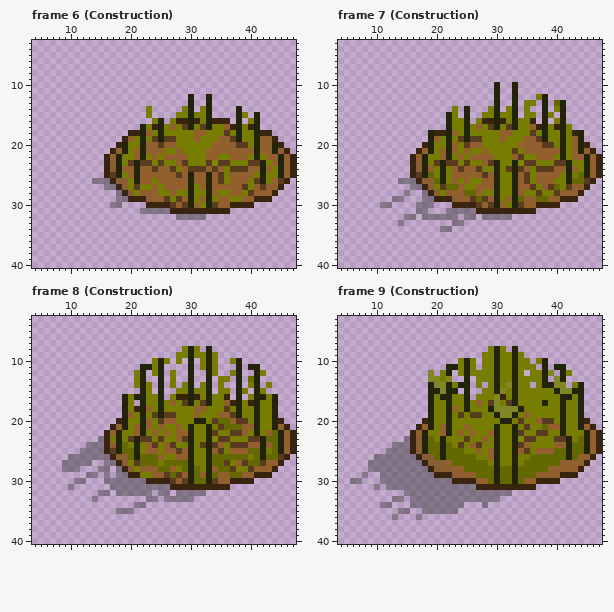
Edited in one commit: pixel-art file (Assets/Sprites/Towers/Ivy Branch/Toxic Ivy.aseprite). Above, as it was before the edit.
64x64 pixels, 14 frames. Colours within 5 levels of each other are drawn and written as one. Shown: frame 6 (Construction): x 4..47, y 3..40; frame 7 (Construction): x 4..47, y 3..40; frame 8 (Construction): x 4..47, y 3..40; frame 9 (Construction): x 4..47, y 3..40. The old version is drawn lined up with the new one, on the new canvas. The commit also changed other frames, which this record leaves out.
After:
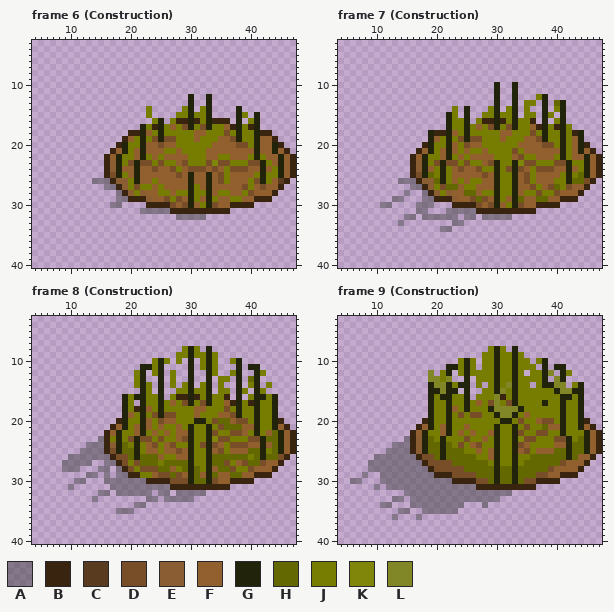
Palette (. is transparent): A #3f3f3f78  B #392410  C #593b20  D #774e28  E #8a5d33  F #925f2f  G #21230b  H #636800  J #777d00  K #808609  L #818626
Log entry: Applied new shadows methds for ivy #459
Edits made:
canvas 64x64 -> 48x48, the old top-left corner now at -16,0 (the part of the old canvas that was cut away was empty and is not shown)
--- frame 6 (Construction)
@@ x 15..44 @@
 16 .........JG.JBBGBJGBBB.G.JG...
-17 .......GJBGJFJCGJCGJJFBGJBG...
-18 .....BBGFJGJJJJJFFJJJCJGJJGBB.
-19 ....BFJGJCGCCJJJFJJJFFCGJJGFFB
-20 ...BGJJGFFCFFJJJJJJFFFFCCJGFFG
+17 .......GJBGJFJDGJDGJJFBGJBG...
+18 .....BBGFJGJJJJJFFJJJDJGJJGBB.
+19 ....BFJGJDGDDJJJFJJJFFDGJJGFFB
+20 ...BGJJGFFDFFJJJJJJFFFFDDJGFFG
 21 ..BFGJFGFFFJJFJJJJFFFFFFFFGFFG
 22 .BFGJJFGJFJFFFFJJJFFJJFFFJGJFF
-23 .BEGJCGCCJCJJFCJJJCKCCJJJCCGJF
-24 .BEGFFGFFCFFCJFCCCFCFJCCCFFGFJ
-25 .BCGJFGFFFFFFCFGFFGFCJFFFFJGJJ
-26 AABEEJGFFJFFFFFGFFGFCJFFFJCGJF
-27 .AABEJCJJFJFFFFGJFGFFFFFCJFCFF
-28 ...ABEJEFFJJFJJGJJGFJJFFJCFFFB
-29 ...AABBBEFFCJCFGJFGJFFJJFFBBB.
-30 ..AA....BBBBCFCGFJGCFFBBBB....
+23 .BEGJDGDDJDJJFDJJJDKDDJJJDDGJF
+24 .BEGFFGFFDFFDJFDDDFDFJDDDFFGFJ
+25 .BDGJFGFFFFFFDFGFFGFDJFFFFJGJJ
+26 AABEEJGFFJFFFFFGFFGFDJFFFJDGJF
+27 .AABEJDJJFJFFFFGJFGFFFFFDJFDFF
+28 ...ABEJEFFJJFJJGJJGFJJFFJDFFFB
+29 ...AABBBEFFDJDFGJFGJFFJJFFBBB.
+30 ..AA....BBBBDFDGFJGDFFBBBB....
 31 .......AAAAABBBBBBBBBB........
--- frame 7 (Construction)
@@ x 4..47 @@
 16 ..................GJJG.JBBGBJGJJB.G.JG......
-17 ..................GJJGJFJCGJCGJJFBGJBGJ.....
-18 ...............GBBGFJGJJJJJFFJJJCJGJJGJBG...
-19 ...............GFJGJCGCCJJJFJJJFFCGJJGJFG...
-20 ..............BGJJGFJCFFJJJJJJFFFFCCJGJFGB..
-21 .............BFGJFGFJFJJFJJJJCJFFFFFFGJFGFB.
-22 ............BFGJJFGJFJFFFFJJJFCJJFFFJGJFFGFB
-23 ............BEGJCGCCJCJJFCGJJGKCCJJJCCGJJGFB
-24 ............BEGFJGJFCFFCJJGJCGCFJCCCFFGFJGFB
-25 ............BCGHJGJFFFFFCFGJJGFCJFFFFJGJHGFB
-26 ..........AAABEEHGJFJFJJFFGJJGFCJFFFJJGHHCB.
-27 ............AABEJCHHFJJFFFGJJGFFCJFCHJCFFB..
-28 ...........A..ABEJEFFHHFJJGJJGFJJCJJCFFFB...
-29 .........AA...AABBBEFFCHCFGJFGHFFHHFFBBB....
-30 .......AA....AAA...BBBBCFCGFJGCFFBBBB.......
+17 ..................GJJGJFJDGJDGJJFBGJBGJ.....
+18 ...............GBBGFJGJJJJJFFJJJDJGJJGJBG...
+19 ...............GFJGJDGDDJJJFJJJFFDGJJGJFG...
+20 ..............BGJJGFJDFFJJJJJJFFFFDDJGJFGB..
+21 .............BFGJFGFJFJJFJJJJDJFFFFFFGJFGFB.
+22 ............BFGJJFGJFJFFFFJJJFDJJFFFJGJFFGFB
+23 ............BEGJDGDDJDJJFDGJJGKDDJJJDDGJJGFB
+24 ............BEGFJGJFDFFDJJGJDGDFJDDDFFGFJGFB
+25 ............BDGHJGJFFFFFDFGJJGFDJFFFFJGJHGFB
+26 ..........AAABEEHGJFJFJJFFGJJGFDJFFFJJGHHDB.
+27 ............AABEJDHHFJJFFFGJJGFFDJFDHJDFFB..
+28 ...........A..ABEJEFFHHFJJGJJGFJJDJJDFFFB...
+29 .........AA...AABBBEFFDHDFGJFGHFFHHFFBBB....
+30 .......AA....AAA...BBBBDFDGFJGDFFBBBB.......
 31 .............AA...AAAAABBBBBBBBBB...........
--- frame 8 (Construction)
@@ x 4..47 @@
 16 ...............GJGGJJG.JBBGBJGJJB.G.JGGJG...
-17 ...............GJ.GJJGJFJCGJCGJJFBGJBGJJG...
-18 ...............GJBGFJGJJJJJFFJJJCJGJJGJJG...
-19 ...............GFJGJCGCCJJJFJJJFFCGJJGJJG...
-20 ..............BGJJGFJCFFJJJGGJCHHFCCJGJJGB..
-21 .............BFGJFGFJFJJFJGJJGJCHHHFFGJJGFB.
-22 ............BFGJJFGJFJFJFFGJJGCJJCCFJGJFHGFB
-23 ...........ABJGJCGCCJCJJFCGJJGKCCJJJCCGHHGFB
-24 .........AAABEGHJGJFCJFCJJGJCGCFJCCCFFGFHGFB
-25 ........AAAABCGHHGJFFJFFCFGJJGFCJFFFHHGJHGFB
-26 ......AAAAAAABEEHGHHHFJJFFGJJGHHHHHHJHGHHCB.
-27 .....AAAAA..AABEJCHHHJHHHHGJJGHHCJFCHHCFFB..
-28 .....AAA...AA.ABEJEFFHHFJHGHJGFHHCJJCFFFB...
-29 .........AA.A.AABBJJFFCHCFGHFGHFFHHFFBBB....
-30 .......AA...AAAAAAABBBBCFCGHHGCFFBBBB.......
+17 ...............GJ.GJJGJFJDGJDGJJFBGJBGJJG...
+18 ...............GJBGFJGJJJJJFFJJJDJGJJGJJG...
+19 ...............GFJGJDGDDJJJFJJJFFDGJJGJJG...
+20 ..............BGJJGFJDFFJJJGGJDHHFDDJGJJGB..
+21 .............BFGJFGFJFJJFJGJJGJDHHHFFGJJGFB.
+22 ............BFGJJFGJFJFJFFGJJGDJJDDFJGJFHGFB
+23 ...........ABJGJDGDDJDJJFDGJJGKDDJJJDDGHHGFB
+24 .........AAABEGHJGJFDJFDJJGJDGDFJDDDFFGFHGFB
+25 ........AAAABDGHHGJFFJFFDFGJJGFDJFFFHHGJHGFB
+26 ......AAAAAAABDDHGHHHFJJFFGJJGHHHHHHJHGHHDB.
+27 .....AAAAA..AABDJDHHHJHHHHGJJGHHDJFDHHDFFB..
+28 .....AAA...AA.ABDJDDDHHFJHGHJGFHHDJJDFFFB...
+29 .........AA.A.AABBJJFDDHDFGHFGHFFHHFFBBB....
+30 .......AA...AAAAAAABBBBDDDGHHGDFFBBBB.......
 31 ......A......AAAAAAAAAABBBBBBBBBB...........
--- frame 9 (Construction)
@@ x 16..43 @@
 16 ...GJGGJJG.JJJLBJGJJJJJJJGGJ
-17 ...GJJGJJGJFJCLJCGJJJJGJJGJJ
+17 ...GJJGJJGJFJDLJDGJJJJGJJGJJ
 18 ...GJJGFJGJJJGLLLLGJJJJJJGJJ
-19 ...GJJGJCJCCJJGLLGJFJJJJJGJJ
-20 ..BGJJGJJJJJJJJGGJCJJFCCJGJJ
-21 .BFGJFGJJFJJJJGJJGJCJJHFFGJJ
-22 BFGJJFGJFJFJJFGJJGCJJCCJJGJJ
-23 BEGHJGJJJCJJFJGJJGKCCJJJCCGJ
-24 BEGHHGHJCJFCJJGJJGCFJJJJFFGH
-25 BEGHHGHHHJJFJFGJJGFCJFFFHHGH
-26 ABEEHGHHHHHJJFGJJGJJHHHHHHGH
-27 AABEEEFHHHHHHJGJJGJHHHHHHFFF
-28 AAABEEEFFHHHHHGHHGHHHHHFFFFF
-29 AAAABBBEFFFHHHGHHGHHHFFFFBBB
-30 AAAAAAABBBBFFHGHHGHFFBBBB...
+19 ...GJJGJDJDDJJGLLGJFJJJJJGJJ
+20 ..BGJJGJJJJJJJJGGJDJJFDDJGJJ
+21 .BFGJFGJJFJJJJGJJGJDJJHFFGJJ
+22 BFGJJFGJFJFJJFGJJGDJJDDJJGJJ
+23 BEGHJGJJJDJJFJGJJGKDDJJJDDGJ
+24 BEGHHGHJDJFDJJGJJGDFJJJJFFGH
+25 BEGHHGHHHJJFJFGJJGFDJFFFHHGH
+26 ABDDHGHHHHHJJFGJJGJJHHHHHHGH
+27 AABDDDDHHHHHHJGJJGJHHHHHHDFF
+28 AAABDDDDDHHHHHGHHGHHHHHDFFFF
+29 AAAABBBDDDDHHHGHHGHHHDDFFBBB
+30 AAAAAAABBBBDDHGHHGHDDBBBB...
 31 AAAAAAAAAAABBBBBBBBBB.......
